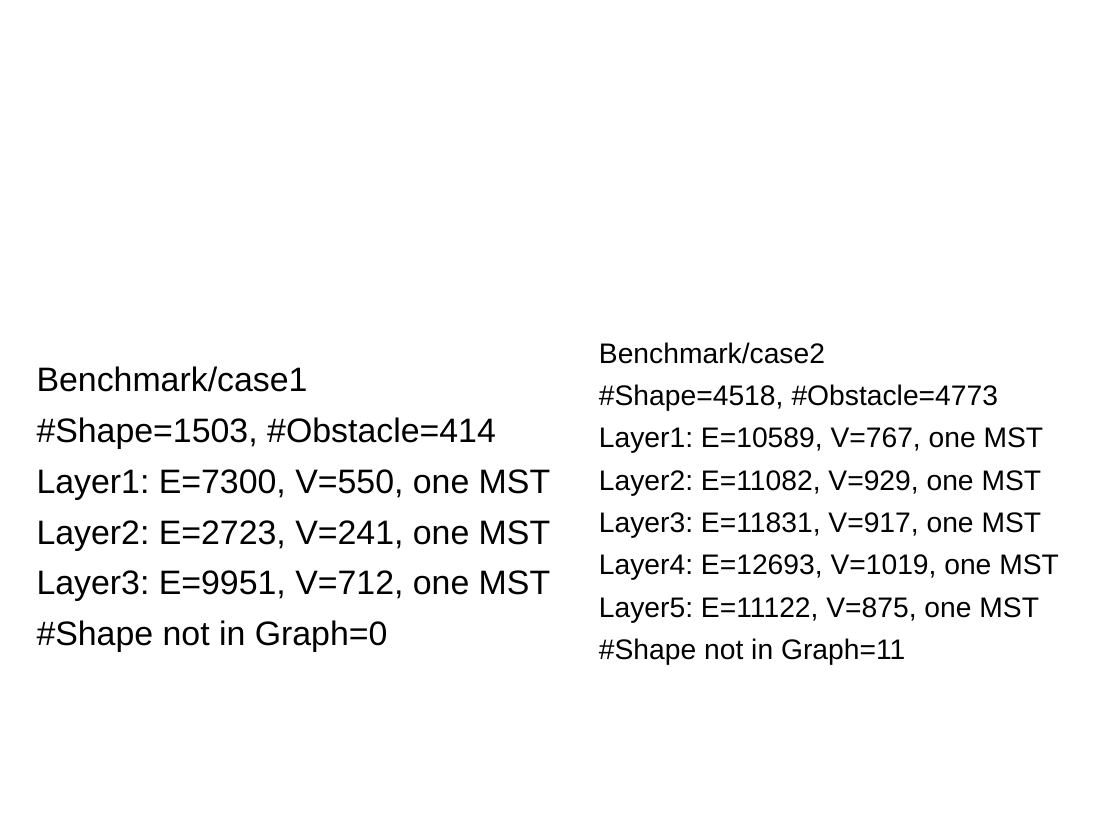
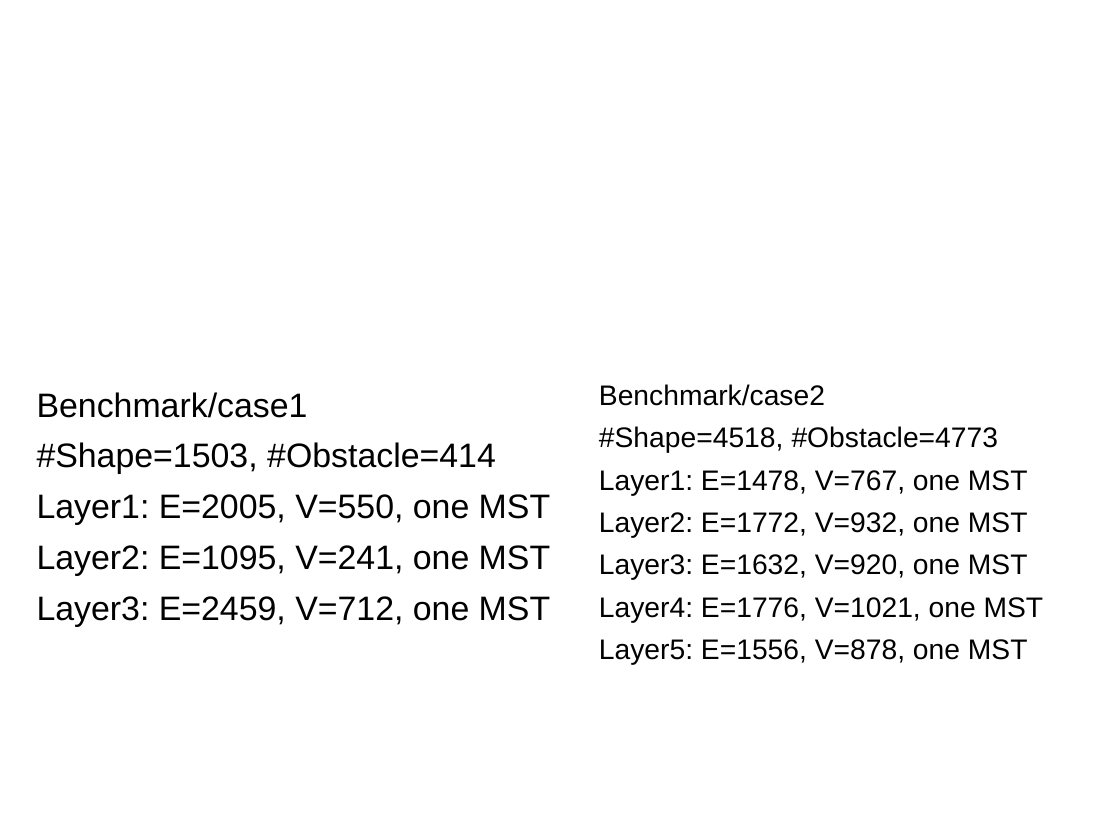
Before and after one commit to lee30sonia/NTUEE_Harmony, a slide deck: slide 12 of class presentation.pptx. Drawn at 1120x840 pixels with LibreOffice and Linux fonts; fonts in the diff are those of the drawing; background and template pictures are left out. Boxes give left, top, right and bottom in pixels: in the first picture for what was removed or moved away, otherwise in the second. Text is boxed around its words. In the diff, an @@ line names an element or a change of style, - is before the commit and + after.

```diff
--- a/class presentation.pptx
+++ b/class presentation.pptx
@@ text at box(599, 470, 1044, 665): text changed @@
-Layer1: E=10589, V=767, one MST
-Layer2: E=11082, V=929, one MST
-Layer3: E=11831, V=917, one MST
-Layer4: E=12693, V=1019, one MST
-Layer5: E=11122, V=875, one MST
-#Shape not in Graph=11
+Layer1: E=1478, V=767, one MST
+Layer2: E=1772, V=932, one MST
+Layer3: E=1632, V=920, one MST
+Layer4: E=1776, V=1021, one MST
+Layer5: E=1556, V=878, one MST
@@ text at box(37, 494, 550, 627): text changed @@
-Layer1: E=7300, V=550, one MST
-Layer2: E=2723, V=241, one MST
-Layer3: E=9951, V=712, one MST
-#Shape not in Graph=0
+Layer1: E=2005, V=550, one MST
+Layer2: E=1095, V=241, one MST
+Layer3: E=2459, V=712, one MST
```
Also in this commit, not shown: 5 other files.
